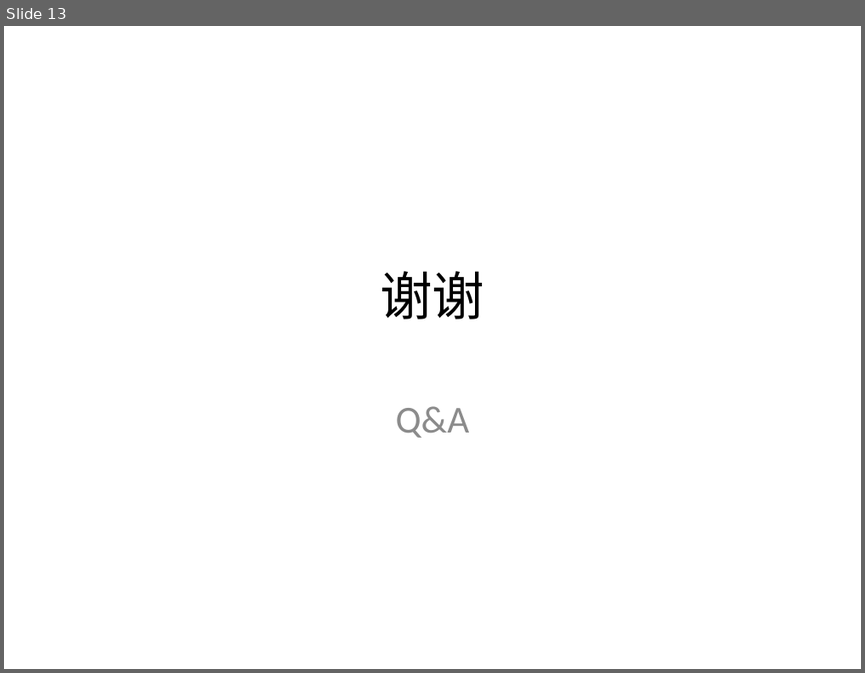
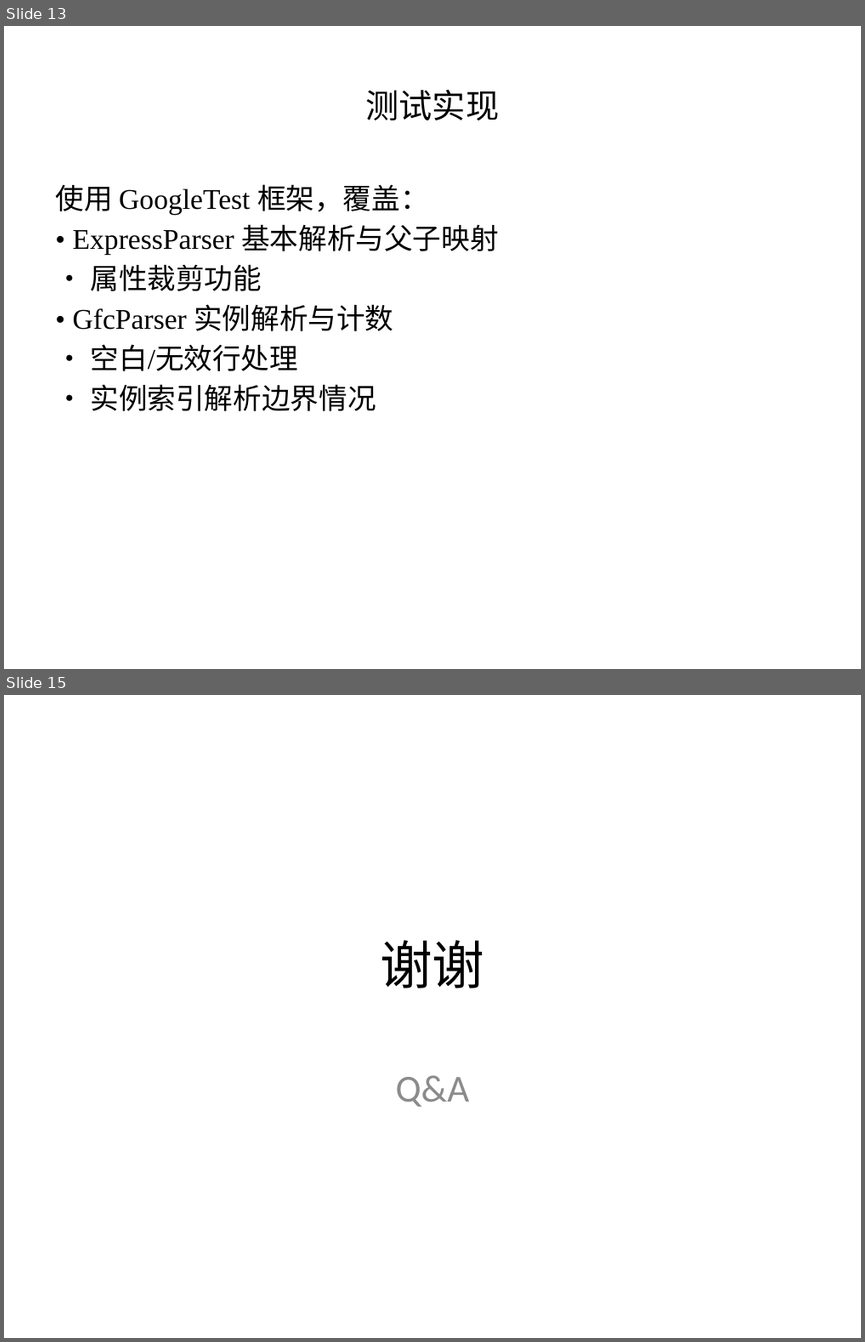
Before and after one commit to azadkong/TOT2025, a slide deck: TOT2025_presentation.pptx. Shown one above the other, each under a label of ours: slide 13 before the commit, slides 13 and 15 after it; the slides between them are not shown. The pictures are 865x673 and 865x1342 pixels, drawn with LibreOffice and Linux fonts; fonts in the diff are those of the drawing. Boxes give left, top, right and bottom in pixels: in the first picture for what was removed or moved away, otherwise in the second. Text is boxed around its words. In the diff, an @@ line names an element or a change of style, - is before the commit and + after.

Commit message:
实现导航 前进后退功能

```diff
--- a/TOT2025_presentation.pptx
+++ b/TOT2025_presentation.pptx
@@ slide 13 added at box(4, 26, 861, 669), background #FFFFFF @@
@@ title added at box(366, 90, 500, 120), 28 pt, text #000000 @@
+测试实现
@@ text added at box(55, 184, 498, 411), 24 pt, text #000000 @@
+使用 GoogleTest 框架，覆盖：
+• ExpressParser 基本解析与父子映射
+• 属性裁剪功能
+• GfcParser 实例解析与计数
+• 空白/无效行处理
+• 实例索引解析边界情况
@@ what was slide 13 is now slide 15 @@
```
Also in this commit, not shown: 10 slides changed, 3 other slides added, 2 slides removed, 1 other file.
